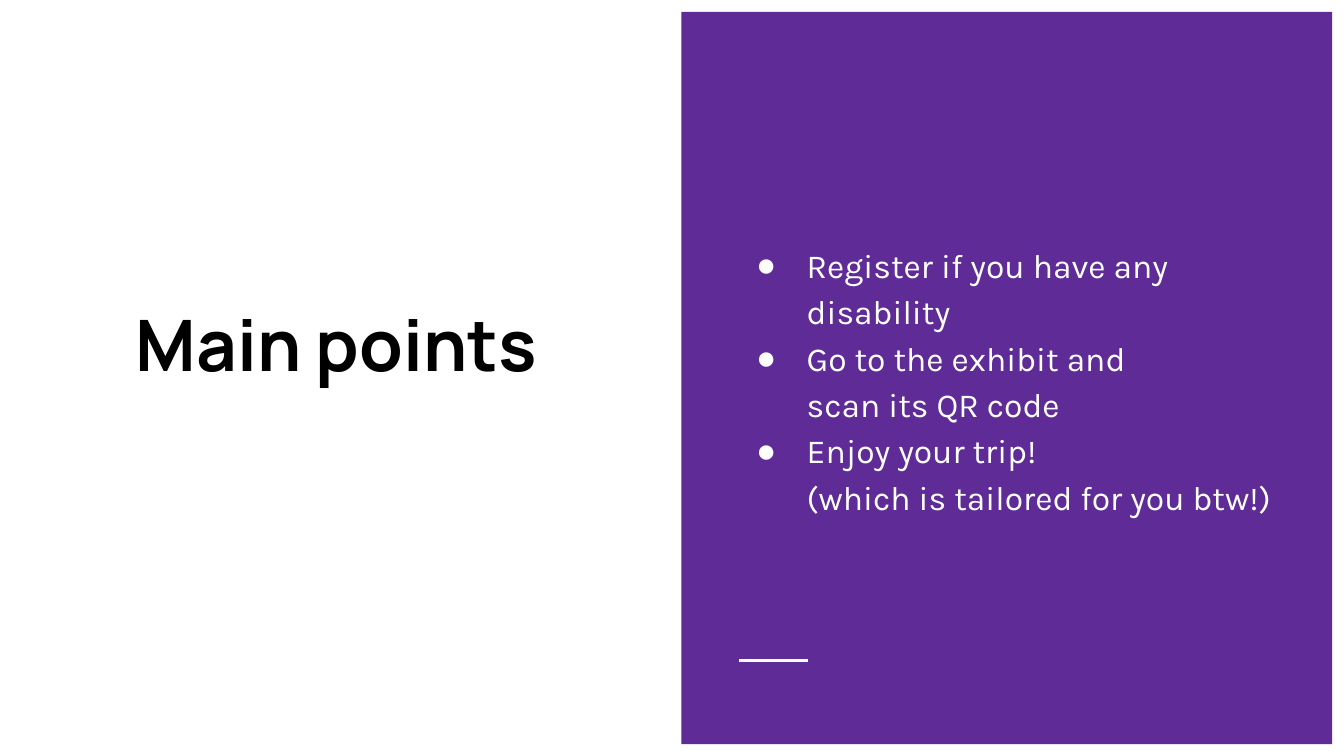
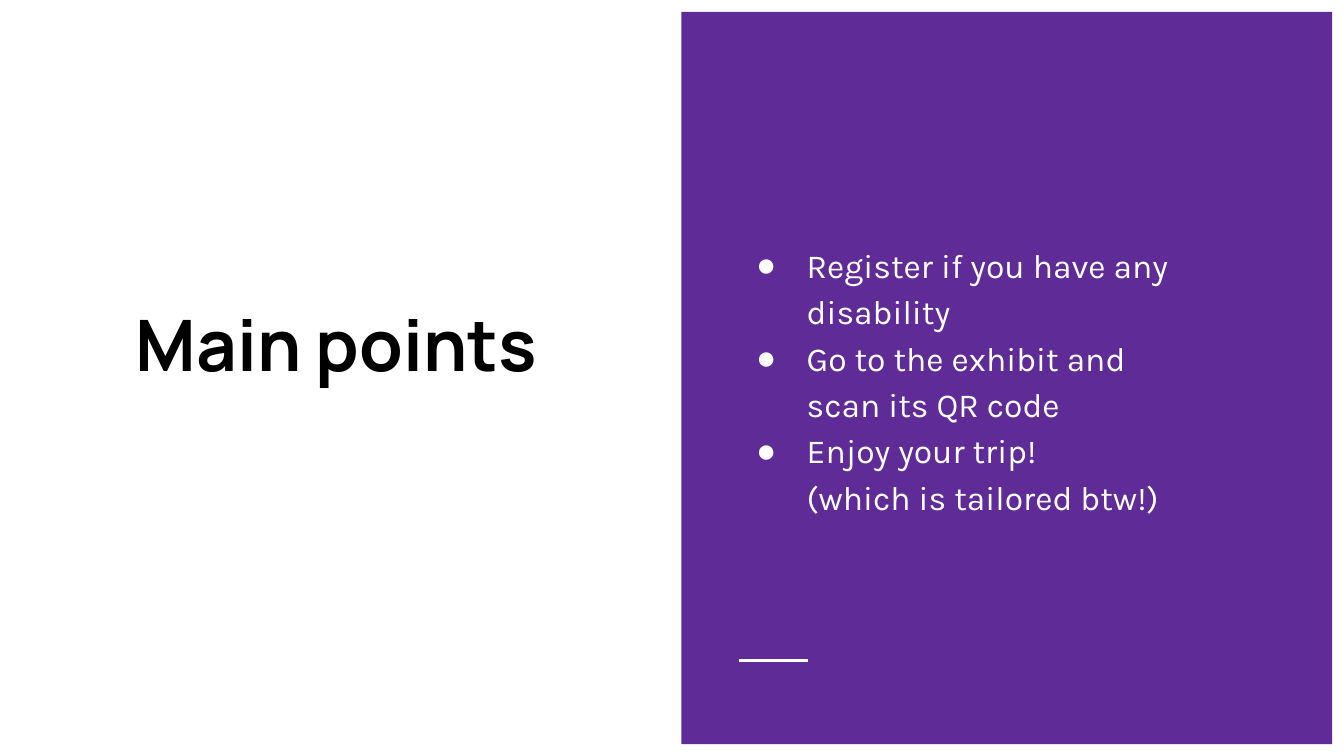
Before and after one commit to Glasgow19/team-5, a slide deck: slide 3 of presentation.pptx. Drawn at 1344x756 pixels with LibreOffice and Linux fonts; fonts in the diff are those of the drawing. Boxes give left, top, right and bottom in pixels: in the first picture for what was removed or moved away, otherwise in the second. Text is boxed around its words. In the diff, an @@ line names an element or a change of style, - is before the commit and + after.

Commit message:
corrected presentation with text-to-speech

```diff
--- a/presentation.pptx
+++ b/presentation.pptx
@@ text at box(807, 440, 1158, 514): text changed @@
-● Enjoy your trip!
-  (which is tailored for you btw!)
+● Enjoy your trip!
+  (which is tailored btw!)
```
Also in this commit, not shown: 1 other slide changed, 1 slide added.
